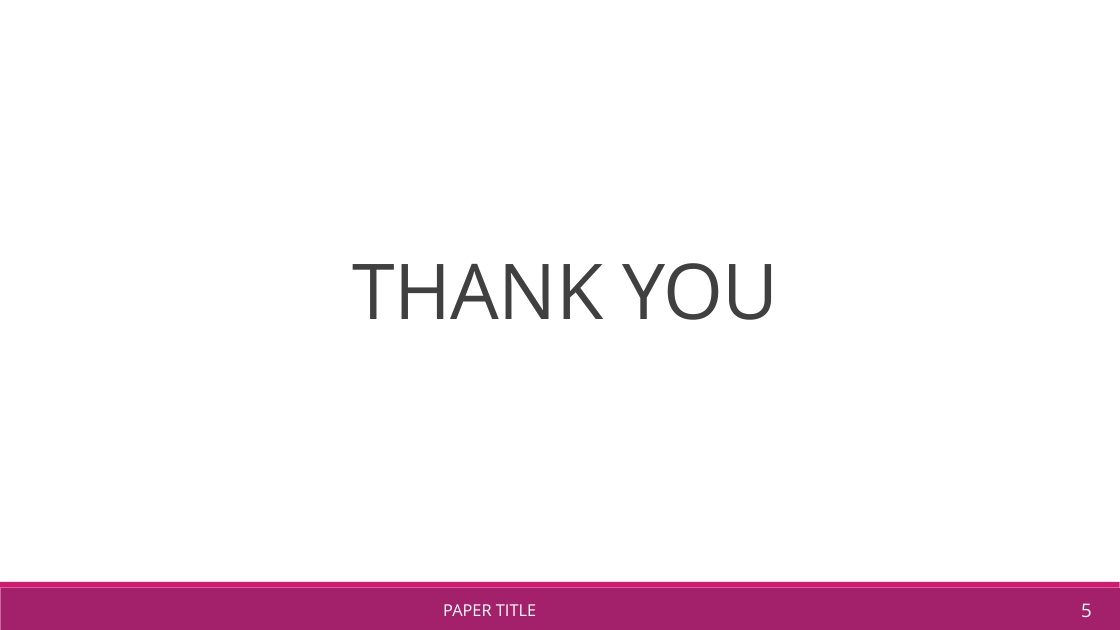
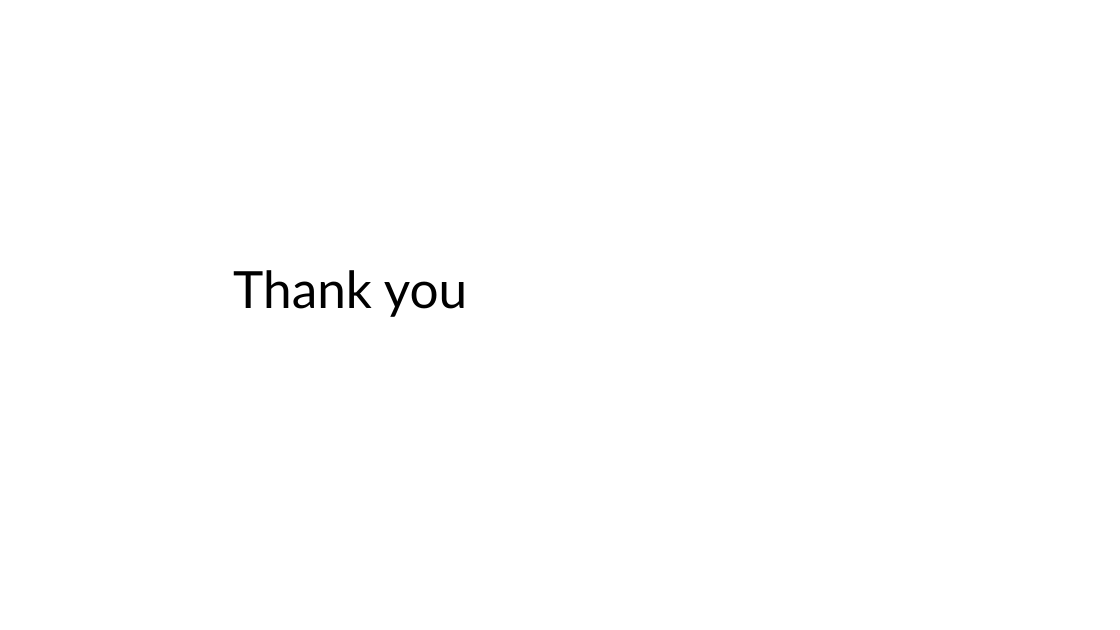
Before and after one commit to ariff118/iCMS2024, a slide deck: slide 5 of _site/files/iCMS2025_Presentation_Slide_Template.pptx. Drawn at 1120x630 pixels with LibreOffice and Linux fonts; fonts in the diff are those of the drawing; background and template pictures are left out. Boxes give left, top, right and bottom in pixels: in the first picture for what was removed or moved away, otherwise in the second. Text is boxed around its words. In the diff, an @@ line names an element or a change of style, - is before the commit and + after.

```diff
--- a/_site/files/iCMS2025_Presentation_Slide_Template.pptx
+++ b/_site/files/iCMS2025_Presentation_Slide_Template.pptx
@@ title at (233, 270, 467, 317): text changed; size 66 to 44 pt; font Open Sans to Lato; text colour #404040 to #000000 @@
-THANK YOU
+Thank you
@@ rectangle removed at (0, 588, 1120, 630) @@
@@ rectangle removed at (0, 582, 1120, 588) @@
@@ text removed at (443, 604, 536, 616) @@
-PAPER TITLE
@@ page number removed at (1081, 603, 1092, 617) @@
-5
```
Also in this commit, not shown: 1 other slide changed, 3 slides added, 3 slides removed, 1 other file.
